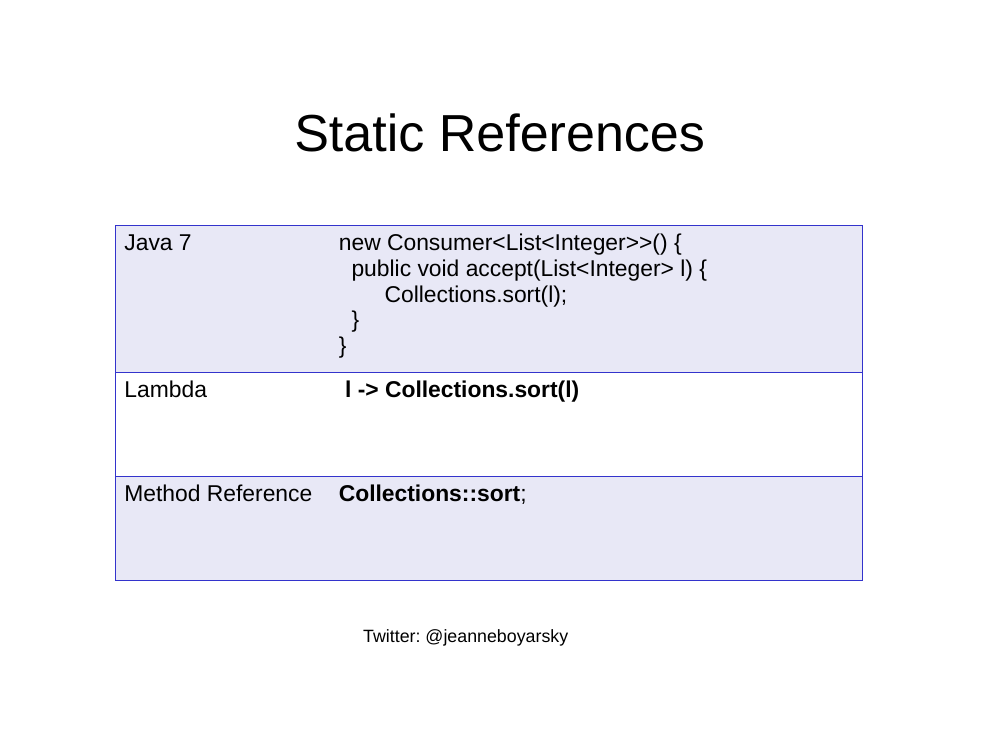
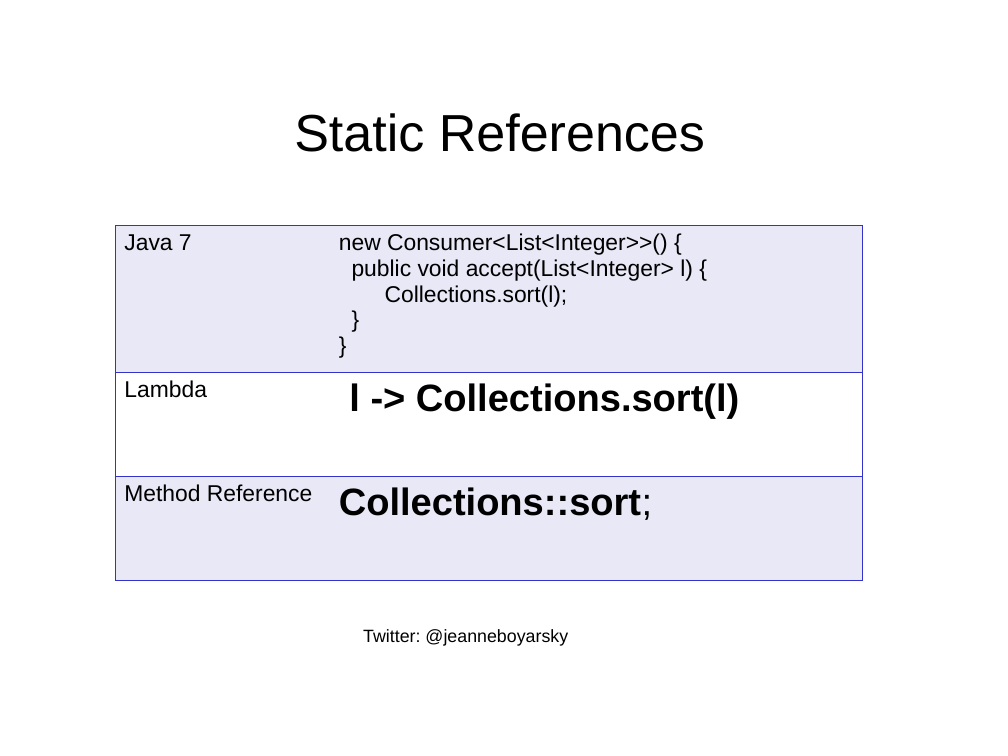
Before and after one commit to boyarsky/java-8-streams-by-puzzles, a slide deck: slide 40 of docs/Slides.ppt. Drawn at 1008x756 pixels with LibreOffice and Linux fonts; fonts in the diff are those of the drawing; background and template pictures are left out. Boxes give left, top, right and bottom in pixels: in the first picture for what was removed or moved away, otherwise in the second. Text is boxed around its words. In the diff, an @@ line names an element or a change of style, - is before the commit and + after.

```diff
--- a/docs/Slides.ppt
+++ b/docs/Slides.ppt
@@ table at box(115, 226, 863, 581) @@
@@ size 18 to 30 pt in "l -> Collections.sort(l)", "Collections::sort;" @@
```
Also in this commit, not shown: 7 other slides changed, 1 other file.
